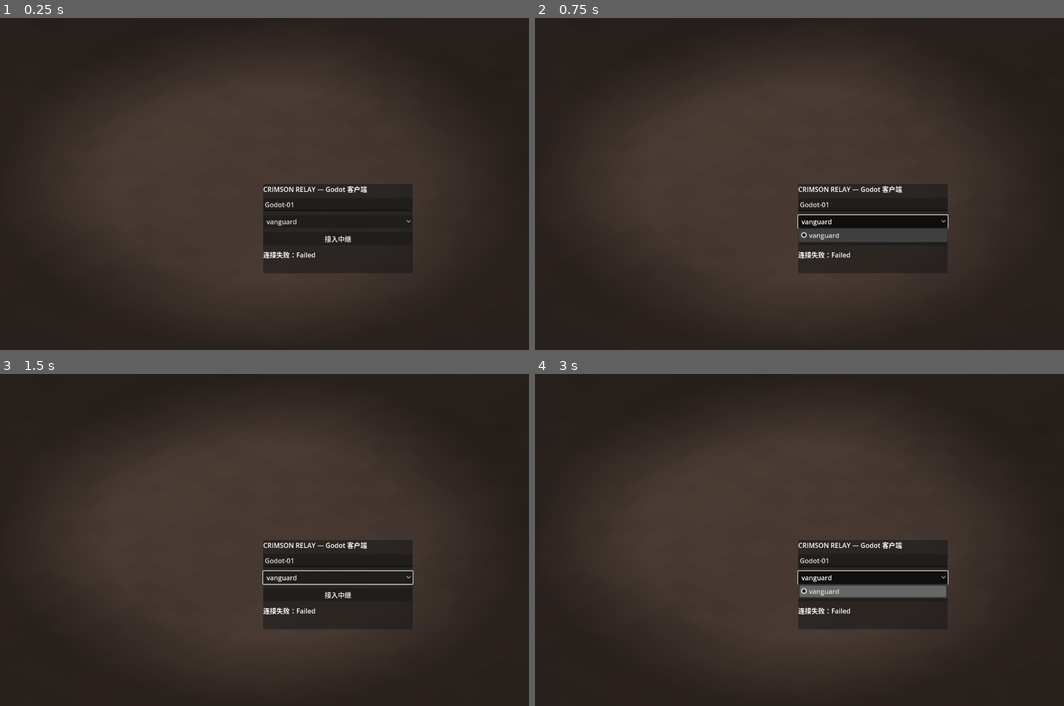
Above: before the commit, frames 1-4 (two rows, left to right).
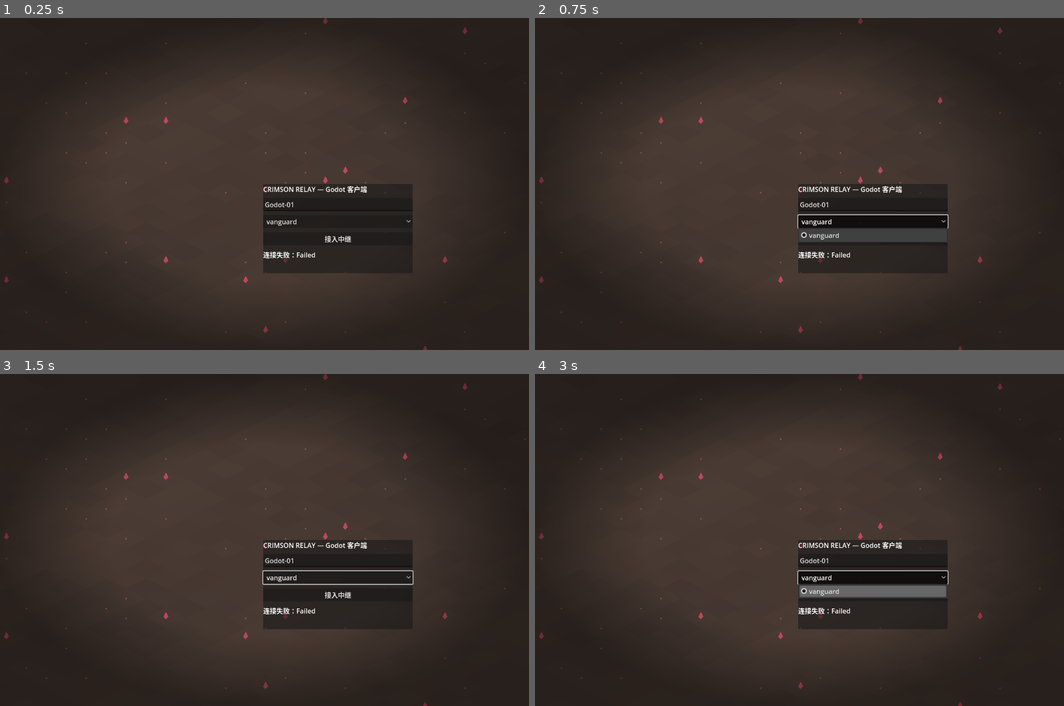
Above: after the commit, the same moments.

Repository: GMyhf/Redmoon
Game: Godot game, scene res://main.tscn
The game is run twice, just before and just after one commit, with the same random seed, the same clock (stepped at 60 frames per second) and the same inputs.
Inputs (mouse positions are in pixels of both pictures, inside the frame that each line leads up to):
- Up to frame 1 (0.25 s): no input
- Up to frame 2 (0.75 s): click "vanguard" at 0.5 s
- Up to frame 3 (1.5 s): click "接入中继" at 1.25 s
- Up to frame 4 (3 s): tap Enter at 2 s; move the mouse to (915, 523) at 2.02 s; hold D 2.03-2.78 s; hold Shift 2.03-2.78 s; click (915, 523) at 2.17 s; tap Space at 2.75 s; move the mouse to (693, 556) at 2.77 s; hold S from 2.78 s (still down); tap Q at 2.85 s

The runs differ from the first frame. In frame 1, 0.2% of the frame differs, in the area x 0-100%, y 0-100%; in frame 2, 0.2%; in frame 3, 0.2%; in frame 4, 0.2%.

Commit message:
Godot client: ground props, hit feedback, and synthesized audio
- Ground decorations port the browser's threshold-scatter method: the
  same per-tile hash decides what grows where - grass tufts and trees,
  rocks and snow peaks, wrecked cars, succulents, ice crystals, broken
  columns, hull plates with blinking lights, glowing sky pylons, and
  crimson crystals - drawn only for the visible tile range
- The town gains six warm lamps (pulsing glow plus ground light pools)
  and three cottages around the plaza
- Hit feedback: floating combat text generated locally from snapshot hp
  deltas (gold on enemies, red on self, green heals) and a short white
  hit flash on damaged entities
- Procedurally synthesized sound effects (AudioStreamWAV built at
  startup, no audio assets): hurt, kill, pickup, level-up, death, and
  teleport, driven by server events

Co-Authored-By: Claude Fable 5 <noreply@anthropic.com>

Diff:
--- a/clients/godot/scripts/main.gd
+++ b/clients/godot/scripts/main.gd
@@ -106,6 +106,8 @@
 var shops: Array = []
 var shade_cache := {}
 var motes: Array = []
+var effects: Array = []               # floating combat text {pos, text, color, age, life}
+var sounds := {}                      # name -> AudioStreamPlayer (procedurally synthesized)
 var light_texture: GradientTexture2D
 var bag_signature := ""
 var smoke_timer := -1.0               # CRIMSON_SMOKE=<seconds>: headless verification run
@@ -137,6 +139,7 @@
 	camera.position = iso(world_size / 2)
 	camera.make_current()
 	_build_ui()
+	_build_sounds()
 	_connect_socket()
 	var smoke := OS.get_environment("CRIMSON_SMOKE")
 	if smoke != "":
@@ -420,8 +423,8 @@
 	_apply_world(snapshot.get("world", {}))
 	if snapshot.get("safeZone") is Dictionary:
 		safe_zone = snapshot["safeZone"]
-	_sync_store(players, snapshot.get("players", []))
-	_sync_store(enemies, snapshot.get("enemies", []))
+	_sync_store(players, snapshot.get("players", []), "player")
+	_sync_store(enemies, snapshot.get("enemies", []), "enemy")
 	_sync_store(drops, snapshot.get("drops", []))
 	_sync_store(projectiles, snapshot.get("projectiles", []))
 	if not joined and players.has(self_id):
@@ -440,7 +443,7 @@
 			str(me.data.get("name", "?")), players.size(), enemies.size(),
 		])
 
-func _sync_store(store: Dictionary, entries: Array) -> void:
+func _sync_store(store: Dictionary, entries: Array, kind := "") -> void:
 	var seen := {}
 	for raw in entries:
 		if not (raw is Dictionary):
@@ -449,13 +452,32 @@
 		seen[id] = true
 		var target := Vector2(float(raw.get("x", 0)), float(raw.get("y", 0)))
 		if store.has(id):
-			store[id].target = target
-			store[id].data = raw
+			var entity: Dictionary = store[id]
+			# Floating combat text from hp deltas between snapshots, plus a
+			# short hit flash — the browser client's feedback, ported.
+			if kind != "" and joined:
+				var delta := float(raw.get("hp", 0)) - float(entity.data.get("hp", 0))
+				var is_self := kind == "player" and id == self_id
+				if delta <= -1.0:
+					entity.flash = 0.13
+					var color := Color(1.0, 0.83, 0.47) if kind == "enemy" else (Color(1.0, 0.42, 0.45) if is_self else Color(0.91, 0.6, 0.64))
+					_push_effect(target, str(int(-delta)), color)
+					if is_self:
+						_sfx("hurt")
+				elif delta >= 5.0 and is_self:
+					_push_effect(target, "+%d" % int(delta), Color(0.4, 0.84, 0.6))
+			entity.target = target
+			entity.data = raw
 		else:
-			store[id] = {"pos": target, "target": target, "data": raw}
+			store[id] = {"pos": target, "target": target, "data": raw, "flash": 0.0}
 	for id in store.keys():
 		if not seen.has(id):
 			store.erase(id)
+
+func _push_effect(world_pos: Vector2, text: String, color: Color) -> void:
+	if effects.size() > 120:
+		effects.pop_front()
+	effects.append({"pos": world_pos, "text": text, "color": color, "age": 0.0, "life": 0.8})
 
 func _handle_event(event: Dictionary) -> void:
 	var name := str(event.get("event", ""))
@@ -465,8 +487,22 @@
 		"bossSlain":
 			_set_status("Boss 被击破：%s" % str(event.get("name", "")))
 		"lootPickedUp":
-			if str(event.get("playerId", "")) == self_id and bool(event.get("autoEquipped", false)):
-				_set_status("拾取并装备 %s" % str(event.get("name", "")))
+			if str(event.get("playerId", "")) == self_id:
+				_sfx("pickup")
+				if bool(event.get("autoEquipped", false)):
+					_set_status("拾取并装备 %s" % str(event.get("name", "")))
+		"enemyDefeated":
+			if str(event.get("playerId", "")) == self_id:
+				_sfx("kill")
+		"levelUp":
+			if str(event.get("playerId", "")) == self_id:
+				_sfx("levelup")
+		"playerDefeated":
+			if str(event.get("playerId", "")) == self_id:
+				_sfx("death")
+		"teleported":
+			if str(event.get("playerId", "")) == self_id:
+				_sfx("teleport")
 
 # ---- Input -------------------------------------------------------------
 
@@ -475,6 +511,11 @@
 	for store in [players, enemies, projectiles, drops]:
 		for entity in store.values():
 			entity.pos = entity.pos.lerp(entity.target, factor)
+			if entity.get("flash", 0.0) > 0.0:
+				entity.flash = maxf(0.0, entity.flash - delta)
+	for effect in effects:
+		effect.age += delta
+	effects = effects.filter(func(effect) -> bool: return effect.age < effect.life)
 
 func _send_input(delta: float) -> void:
 	input_timer -= delta
@@ -531,6 +572,50 @@
 			KEY_B: _toggle_bag()
 			KEY_ESCAPE: _leave()
 
+# ---- Synthesized audio (no assets, like the browser's WebAudio sfx) -----
+
+func _make_tone(freqs: Array, duration: float, shape := "sine", volume := 0.35) -> AudioStreamWAV:
+	var rate := 22050
+	var count := int(rate * duration)
+	var data := PackedByteArray()
+	data.resize(count * 2)
+	var segment := duration / freqs.size()
+	for i in count:
+		var t := float(i) / rate
+		var freq: float = freqs[mini(freqs.size() - 1, int(t / segment))]
+		var envelope := 1.0 - t / duration
+		var phase := fmod(t * freq, 1.0)
+		var sample := 0.0
+		match shape:
+			"square": sample = 1.0 if phase < 0.5 else -1.0
+			"saw": sample = phase * 2.0 - 1.0
+			_: sample = sin(TAU * t * freq)
+		data.encode_s16(i * 2, int(clampf(sample * envelope * volume, -1.0, 1.0) * 32767.0))
+	var stream := AudioStreamWAV.new()
+	stream.format = AudioStreamWAV.FORMAT_16_BITS
+	stream.mix_rate = rate
+	stream.data = data
+	return stream
+
+func _build_sounds() -> void:
+	var recipes := {
+		"hurt": _make_tone([130.0], 0.09, "saw", 0.3),
+		"kill": _make_tone([420.0, 640.0], 0.12, "square", 0.22),
+		"pickup": _make_tone([880.0], 0.07, "sine", 0.3),
+		"levelup": _make_tone([520.0, 660.0, 780.0], 0.3, "sine", 0.3),
+		"death": _make_tone([160.0, 110.0], 0.45, "saw", 0.3),
+		"teleport": _make_tone([300.0, 900.0], 0.2, "sine", 0.25),
+	}
+	for name in recipes:
+		var player := AudioStreamPlayer.new()
+		player.stream = recipes[name]
+		add_child(player)
+		sounds[name] = player
+
+func _sfx(name: String) -> void:
+	if sounds.has(name):
+		sounds[name].play()
+
 # ---- Art fetched from the game server -----------------------------------
 
 func _http_base() -> String:
@@ -566,6 +651,7 @@
 
 func _draw() -> void:
 	_draw_ground()
+	_draw_decorations()
 	_draw_zone_markers()
 	# Painter's order: entities lower on the iso plane draw last.
 	var drawables := []
@@ -585,6 +671,7 @@
 	for projectile in projectiles.values():
 		_draw_projectile(projectile)
 	_draw_motes()
+	_draw_effects()
 
 # Deterministic per-tile hash and coarse value noise, ported from the
 # browser's tileHash/smoothNoise so the two clients share terrain character.
@@ -636,23 +723,11 @@
 	draw_colored_polygon(corners, base)
 
 	# Noise-shaded diamond tiles over the visible area only.
-	var view_size := get_viewport_rect().size
-	var view_origin: Vector2 = camera.position - view_size / 2.0
-	var min_world := Vector2.INF
-	var max_world := -Vector2.INF
-	for corner in [view_origin, view_origin + Vector2(view_size.x, 0),
-			view_origin + view_size, view_origin + Vector2(0, view_size.y)]:
-		var world_point := from_iso(corner)
-		min_world = min_world.min(world_point)
-		max_world = max_world.max(world_point)
-	var tx0 := maxi(0, floori(min_world.x / WORLD_CELL) - 1)
-	var ty0 := maxi(0, floori(min_world.y / WORLD_CELL) - 1)
-	var tx1 := mini(int(world_size.x / WORLD_CELL) - 1, ceili(max_world.x / WORLD_CELL) + 1)
-	var ty1 := mini(int(world_size.y / WORLD_CELL) - 1, ceili(max_world.y / WORLD_CELL) + 1)
+	var tiles := _visible_tile_range()
 	var half_w := WORLD_CELL + 1.0
 	var half_h := WORLD_CELL * 0.5 + 0.5
-	for ty in range(ty0, ty1 + 1):
-		for tx in range(tx0, tx1 + 1):
+	for ty in range(tiles.position.y, tiles.position.y + tiles.size.y + 1):
+		for tx in range(tiles.position.x, tiles.position.x + tiles.size.x + 1):
 			var p := iso(Vector2((tx + 0.5) * WORLD_CELL, (ty + 0.5) * WORLD_CELL))
 			draw_colored_polygon(PackedVector2Array([
 				p + Vector2(0, -half_h), p + Vector2(half_w, 0),
@@ -753,6 +828,140 @@
 		var fade: float = clampf(mote.age / 1.2, 0.0, 1.0) * clampf((mote.life - mote.age) / 1.6, 0.0, 1.0)
 		var p: Vector2 = iso(mote.pos) - Vector2(0, mote.z)
 		draw_circle(p, 2.0, Color(color, 0.35 * fade))
+
+# Threshold-scattered ground props per theme, mirroring the browser's
+# drawBiomeDecoration: the same per-tile hash decides what grows where.
+func _visible_tile_range() -> Rect2i:
+	var view_size := get_viewport_rect().size
+	var view_origin: Vector2 = camera.position - view_size / 2.0
+	var min_world := Vector2.INF
+	var max_world := -Vector2.INF
+	for corner in [view_origin, view_origin + Vector2(view_size.x, 0),
+			view_origin + view_size, view_origin + Vector2(0, view_size.y)]:
+		var world_point := from_iso(corner)
+		min_world = min_world.min(world_point)
+		max_world = max_world.max(world_point)
+	var tx0 := maxi(0, floori(min_world.x / WORLD_CELL) - 1)
+	var ty0 := maxi(0, floori(min_world.y / WORLD_CELL) - 1)
+	var tx1 := mini(int(world_size.x / WORLD_CELL) - 1, ceili(max_world.x / WORLD_CELL) + 1)
+	var ty1 := mini(int(world_size.y / WORLD_CELL) - 1, ceili(max_world.y / WORLD_CELL) + 1)
+	return Rect2i(tx0, ty0, tx1 - tx0, ty1 - ty0)
+
+func _draw_decorations() -> void:
+	var tiles := _visible_tile_range()
+	for ty in range(tiles.position.y, tiles.position.y + tiles.size.y + 1):
+		for tx in range(tiles.position.x, tiles.position.x + tiles.size.x + 1):
+			var noise := _tile_hash(tx, ty)
+			if noise < 0.86:
+				continue
+			var p := iso(Vector2((tx + 0.5) * WORLD_CELL, (ty + 0.5) * WORLD_CELL))
+			_draw_prop(p, noise)
+	if map_theme == "town" and safe_zone.has("radius"):
+		_draw_town_fixtures()
+
+func _draw_prop(p: Vector2, noise: float) -> void:
+	var rare := noise > 0.975
+	match map_theme:
+		"residential", "grass":
+			if rare:
+				# Tree: trunk plus two stacked crowns.
+				draw_rect(Rect2(p - Vector2(2, 26), Vector2(4, 26)), Color("4a3524"), true)
+				draw_circle(p - Vector2(0, 32), 13, Color("2f5228"))
+				draw_circle(p - Vector2(0, 42), 9, Color("3d6a33"))
+			else:
+				for offset in [-5.0, 0.0, 5.0]:
+					draw_line(p + Vector2(offset, 3), p + Vector2(offset + 2.0, -6), Color(0.42, 0.6, 0.35, 0.7), 1.3)
+		"mountain":
+			if rare:
+				draw_colored_polygon(PackedVector2Array([
+					p + Vector2(-16, 6), p + Vector2(16, 6), p + Vector2(3, -30),
+				]), Color("55606e"))
+				draw_colored_polygon(PackedVector2Array([
+					p + Vector2(-3, -16), p + Vector2(9, -16), p + Vector2(3, -30),
+				]), Color(0.92, 0.95, 1.0, 0.9))
+			else:
+				draw_rect(Rect2(p - Vector2(5, 3), Vector2(10, 6)), Color(0.42, 0.46, 0.52), true)
+		"snow":
+			if rare:
+				draw_colored_polygon(PackedVector2Array([
+					p + Vector2(0, -22), p + Vector2(7, -6), p + Vector2(0, 4), p + Vector2(-7, -6),
+				]), Color(0.75, 0.88, 1.0, 0.85))
+			else:
+				draw_circle(p, 2.0, Color(0.9, 0.96, 1.0, 0.8))
+		"scrapyard":
+			if rare:
+				# Wrecked car: rusty shell and two dark wheels.
+				draw_rect(Rect2(p - Vector2(16, 14), Vector2(32, 12)), Color("6a4128"), true)
+				draw_rect(Rect2(p - Vector2(10, 20), Vector2(18, 8)), Color("54331f"), true)
+				draw_circle(p + Vector2(-9, 0), 4, Color(0.1, 0.09, 0.08))
+				draw_circle(p + Vector2(9, 0), 4, Color(0.1, 0.09, 0.08))
+			else:
+				draw_rect(Rect2(p - Vector2(4, 2), Vector2(8, 3)), Color(0.5, 0.34, 0.2, 0.8), true)
+		"desert":
+			if rare:
+				for offset in [-6.0, 0.0, 6.0]:
+					draw_rect(Rect2(p + Vector2(offset - 1.5, -18 if offset == 0.0 else -11), Vector2(3, 18 if offset == 0.0 else 11)), Color("4f7040"), true)
+			else:
+				draw_arc(p, 9, PI * 0.15, PI * 0.85, 10, Color(0.75, 0.62, 0.4, 0.5), 1.2)
+		"castle":
+			if rare:
+				draw_rect(Rect2(p - Vector2(5, 30), Vector2(10, 30)), Color("6a6470"), true)
+				draw_colored_polygon(PackedVector2Array([
+					p + Vector2(-5, -30), p + Vector2(5, -30), p + Vector2(2, -36), p + Vector2(-4, -34),
+				]), Color("7a7482"))
+			else:
+				draw_rect(Rect2(p - Vector2(4, 2), Vector2(8, 4)), Color(0.4, 0.38, 0.42), true)
+		"spaceport":
+			if rare:
+				draw_rect(Rect2(p - Vector2(14, 8), Vector2(28, 14)), Color("3c4658"), true)
+				for light in 3:
+					var lit := 0.4 + 0.6 * float((Time.get_ticks_msec() / 400 + light) % 3 == 0)
+					draw_circle(p + Vector2(-8 + light * 8, -1), 1.6, Color(0.4, 0.85, 1.0, lit))
+			else:
+				draw_line(p + Vector2(-8, 0), p + Vector2(8, 0), Color(0.3, 0.36, 0.46), 1.5)
+		"skycity":
+			if rare:
+				draw_rect(Rect2(p - Vector2(2, 34), Vector2(4, 34)), Color("5a6c94"), true)
+				var glow := 0.5 + 0.5 * sin(Time.get_ticks_msec() / 300.0 + p.x)
+				draw_circle(p - Vector2(0, 36), 4.0, Color(0.6, 0.85, 1.0, 0.4 + glow * 0.5))
+			else:
+				draw_line(p + Vector2(-7, 0), p + Vector2(7, -3), Color(0.5, 0.7, 1.0, 0.45), 1.2)
+		_:
+			if rare:
+				draw_colored_polygon(PackedVector2Array([
+					p + Vector2(0, -16), p + Vector2(6, -4), p + Vector2(0, 2), p + Vector2(-6, -4),
+				]), Color(0.85, 0.3, 0.4, 0.8))
+			else:
+				draw_circle(p, 2.0, Color(0.8, 0.35, 0.4, 0.6))
+
+# Six warm lamps and three cottages ring the town plaza, echoing the
+# browser's townscape.
+func _draw_town_fixtures() -> void:
+	var centre := Vector2(float(safe_zone.x), float(safe_zone.y))
+	var radius := float(safe_zone.radius)
+	var pulse := 0.5 + 0.5 * sin(Time.get_ticks_msec() / 500.0)
+	for index in 6:
+		var angle := -PI / 2 + 0.42 + index * TAU / 6.0
+		var base := iso(centre + Vector2(cos(angle), sin(angle)) * radius * 0.82)
+		draw_colored_polygon(_iso_ring(from_iso(base), 26, 16), Color(1.0, 0.8, 0.5, 0.06 + pulse * 0.03))
+		draw_rect(Rect2(base - Vector2(1.5, 34), Vector2(3, 34)), Color(0.2, 0.18, 0.17), true)
+		draw_circle(base - Vector2(0, 36), 4.0, Color(1.0, 0.82, 0.5, 0.8 + pulse * 0.2))
+	for index in 3:
+		var angle := 0.9 + index * 1.75
+		var base := iso(centre + Vector2(cos(angle), sin(angle)) * radius * 0.6)
+		draw_rect(Rect2(base - Vector2(16, 26), Vector2(32, 26)), Color("4c3b2e"), true)
+		draw_colored_polygon(PackedVector2Array([
+			base + Vector2(-20, -26), base + Vector2(20, -26), base + Vector2(0, -42),
+		]), Color("64503c"))
+		draw_rect(Rect2(base + Vector2(-4, -16), Vector2(8, 16)), Color(0.16, 0.13, 0.11), true)
+		draw_rect(Rect2(base + Vector2(7, -20), Vector2(6, 7)), Color(1.0, 0.85, 0.55, 0.9), true)
+
+func _draw_effects() -> void:
+	for effect in effects:
+		var progress: float = effect.age / effect.life
+		var p: Vector2 = iso(effect.pos) - Vector2(0, 30 + progress * 34)
+		var color: Color = effect.color
+		_label(p, effect.text, 14, Color(color, 1.0 - progress))
 
 func _draw_shadow(at: Vector2, size: float) -> void:
 	draw_colored_polygon(_iso_ring(from_iso(at), size, 20), Color(0, 0, 0, 0.28))
@@ -836,6 +1045,8 @@
 			for spike in 5:
 				var angle := -PI * 0.15 - spike * PI * 0.18
 				draw_line(bc, bc + Vector2(cos(angle), sin(angle)) * radius * 1.3, body.darkened(0.2), 2.0)
+	if enemy.get("flash", 0.0) > 0.0:
+		draw_circle(bc, radius, Color(1, 1, 1, 0.45))
 	if bool(data.get("boss", false)):
 		draw_polyline(_iso_ring(enemy.pos, radius + 14, 32), Color(0.9, 0.2, 0.25, 0.6), 2.0)
 	elif bool(data.get("elite", false)):
@@ -871,6 +1082,8 @@
 	else:
 		var body := Color.from_string(str(player.data.get("color", "#54d3c2")), Color(0.3, 0.8, 0.75))
 		draw_circle(p - Vector2(0, radius), radius, body)
+	if player.get("flash", 0.0) > 0.0:
+		draw_circle(p - Vector2(0, sprite_size.y * 0.45), radius * 1.2, Color(1, 0.5, 0.5, 0.3))
 	if is_self:
 		draw_polyline(_iso_ring(player.pos, radius + 6, 28), Color(1, 1, 1, 0.7), 1.5)
 	_label(p - Vector2(0, sprite_size.y + 24), "%s L%d" % [str(player.data.get("name", "?")), level], 13)
